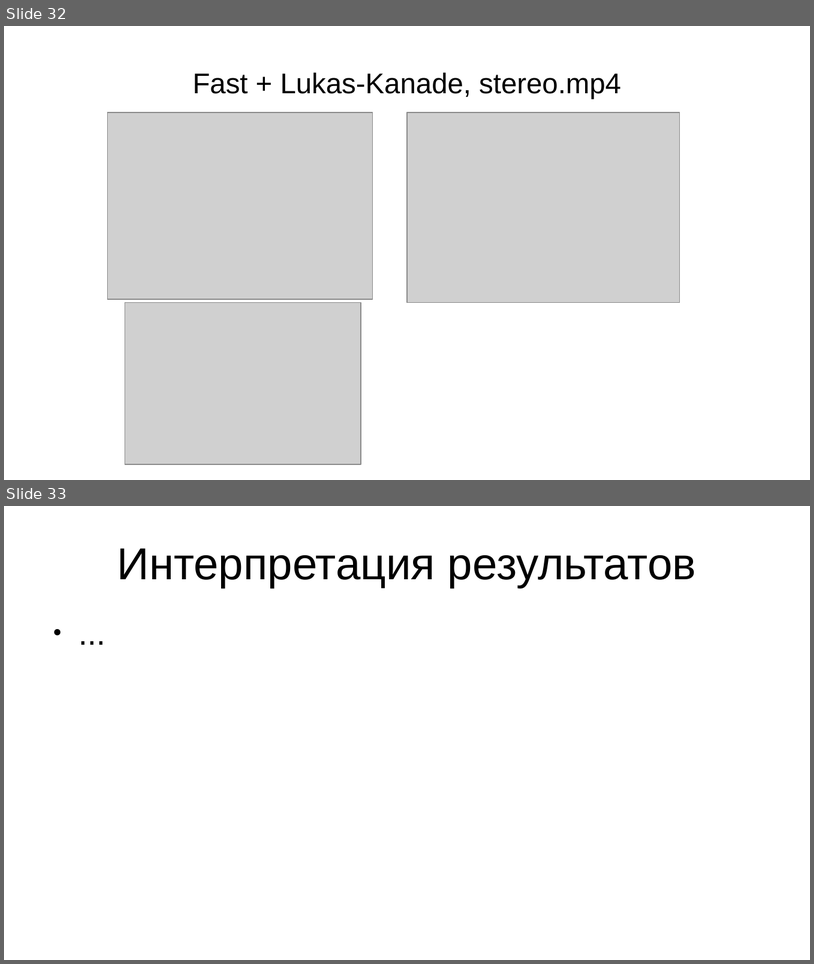
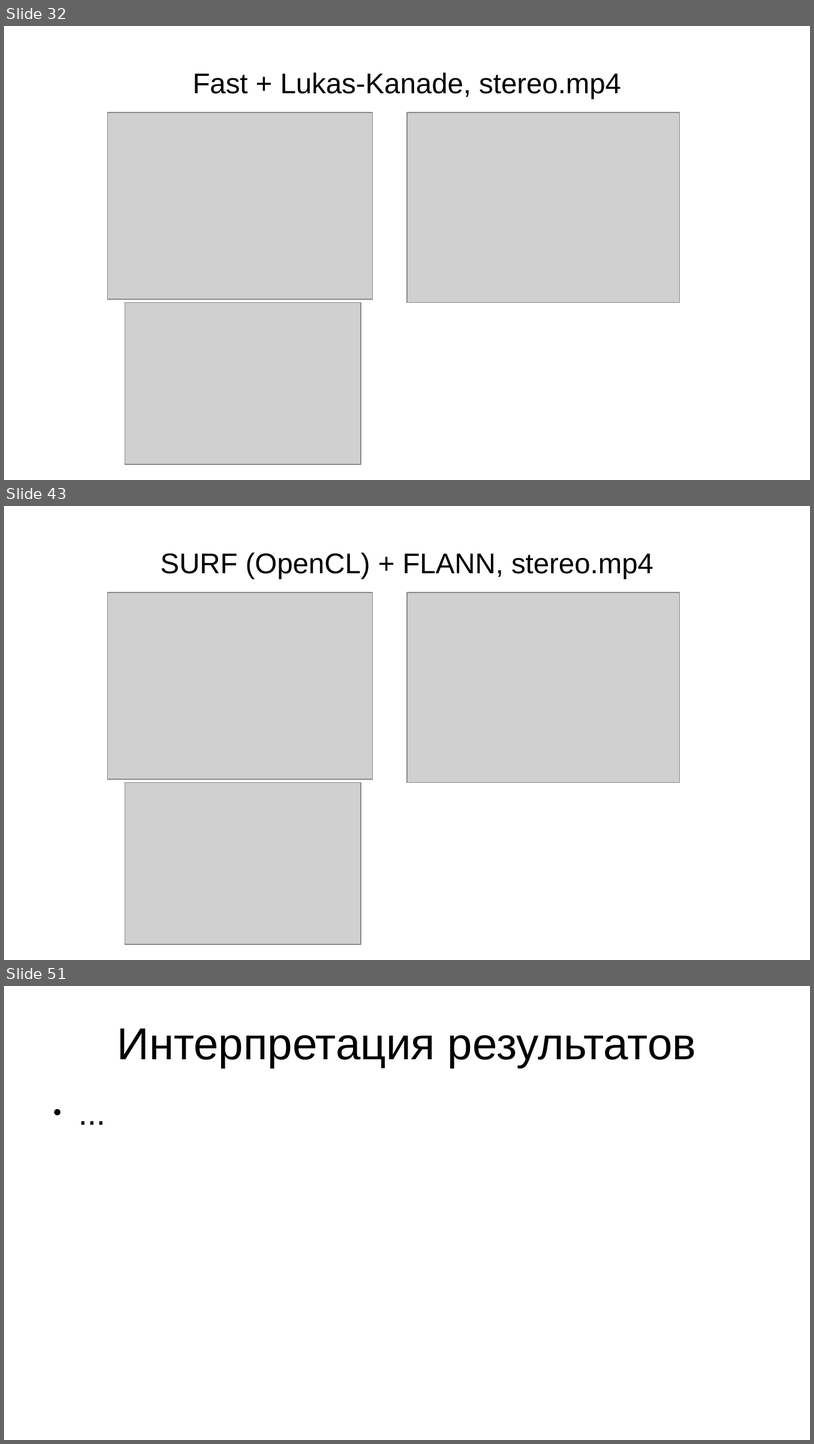
Before and after one commit to daniel-95/diploma, a slide deck: диплом/вкр.pptx. Shown one above the other, each under a label of ours: slides 32 and 33 before the commit, slides 32, 43 and 51 after it; the slides between them are not shown. The pictures are 814x964 and 814x1444 pixels, drawn with LibreOffice and Linux fonts; fonts in the diff are those of the drawing; grey boxes stand for pictures. Boxes give left, top, right and bottom in pixels: in the first picture for what was removed or moved away, otherwise in the second. Text is boxed around its words. In the diff, an @@ line names an element or a change of style, - is before the commit and + after.

```diff
--- a/диплом/вкр.pptx
+++ b/диплом/вкр.pptx
@@ slide 43 added at [4,506,810,960], background #FFFFFF @@
@@ text added at [161,552,654,579], 28 pt, text #000000 @@
+SURF (OpenCL) + FLANN, stereo.mp4
@@ picture added at [108,592,373,779] @@
@@ picture added at [407,592,680,783] @@
@@ picture added at [125,783,361,945] @@
@@ what was slide 33 is now slide 51 @@
```
Also in this commit, not shown: 2 slides changed, 17 other slides added, 1 other file.
